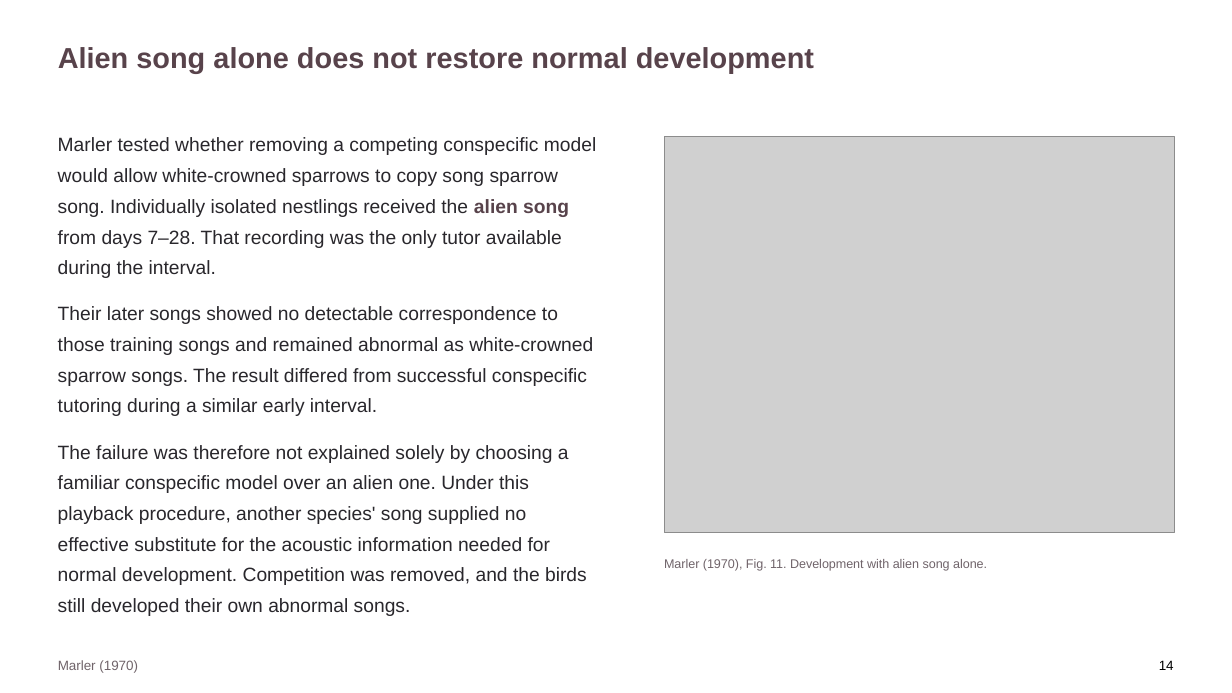
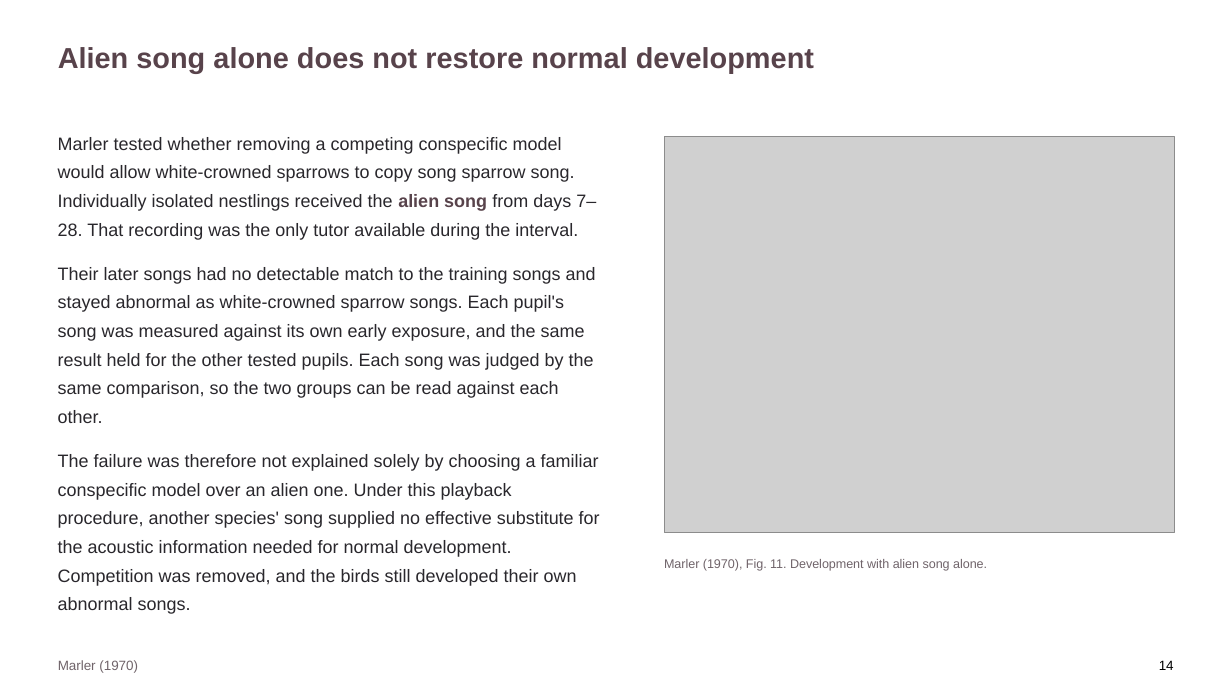
Before and after one commit to jordanxxlopez/NEUROETHOLOGY, a slide deck: slide 18 of scaffolded/Neuroethology_Lecture33_FA2026_SCAFFOLDED.pptx. Drawn at 1232x693 pixels with LibreOffice and Linux fonts; fonts in the diff are those of the drawing; grey boxes stand for pictures. Boxes give left, top, right and bottom in pixels: in the first picture for what was removed or moved away, otherwise in the second. Text is boxed around its words. In the diff, an @@ line names an element or a change of style, - is before the commit and + after.

```diff
--- a/scaffolded/Neuroethology_Lecture33_FA2026_SCAFFOLDED.pptx
+++ b/scaffolded/Neuroethology_Lecture33_FA2026_SCAFFOLDED.pptx
@@ text at box(58, 137, 600, 614): size 15 to 14 pt in "Marler tested whether removing a competing conspecific ...", "The failure was therefore not explained solely ..." @@
@@ text at box(58, 267, 596, 423): text changed; size 15 to 14 pt @@
-Their later songs showed no detectable correspondence to those training songs and remained abnormal as white-crowned sparrow songs. The result differed from successful conspecific tutoring during a similar early interval.
+Their later songs had no detectable match to the training songs and stayed abnormal as white-crowned sparrow songs. Each pupil's song was measured against its own early exposure, and the same result held for the other tested pupils. Each song was judged by the same comparison, so the two groups can be read against each other.
```
Also in this commit, not shown: 46 other slides changed, 6 other files.
